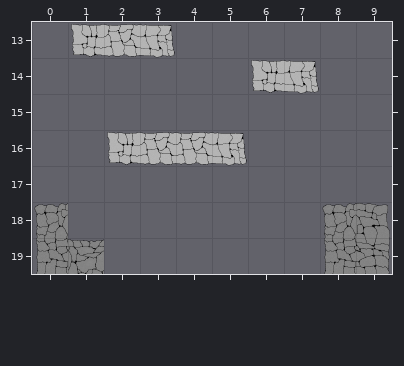
Tiled map: GDW4_Game/Resources/Tilemaps/untitled.tmx. Above: the version before the commit.
Cells are 128x128 px. Shown: x 0..9, y 13..19.
New version:
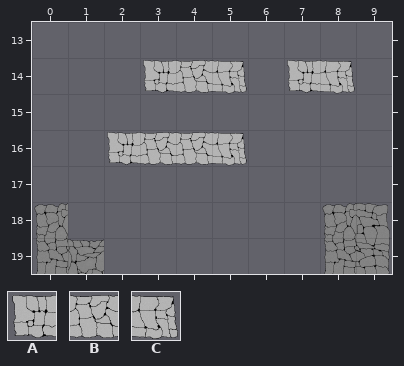
Key: from "full_tileset": A 2, B 5, C 8.
_ is an empty cell.
Tiles of an added or newly shown layer are drawn over the layers below it.
From old to new:
Layer "ground":
y 13: x 1..3 ABC -> ___
y 14: x 6..7 AC -> __
Layer "platform" (added):
y 14: x 3..5 ___ -> ABC; x 7..8 __ -> AC
Changed places in both pictures, as pixel boxes (x1, y1, x2, y2):
changed: (71, 24, 355, 94)
